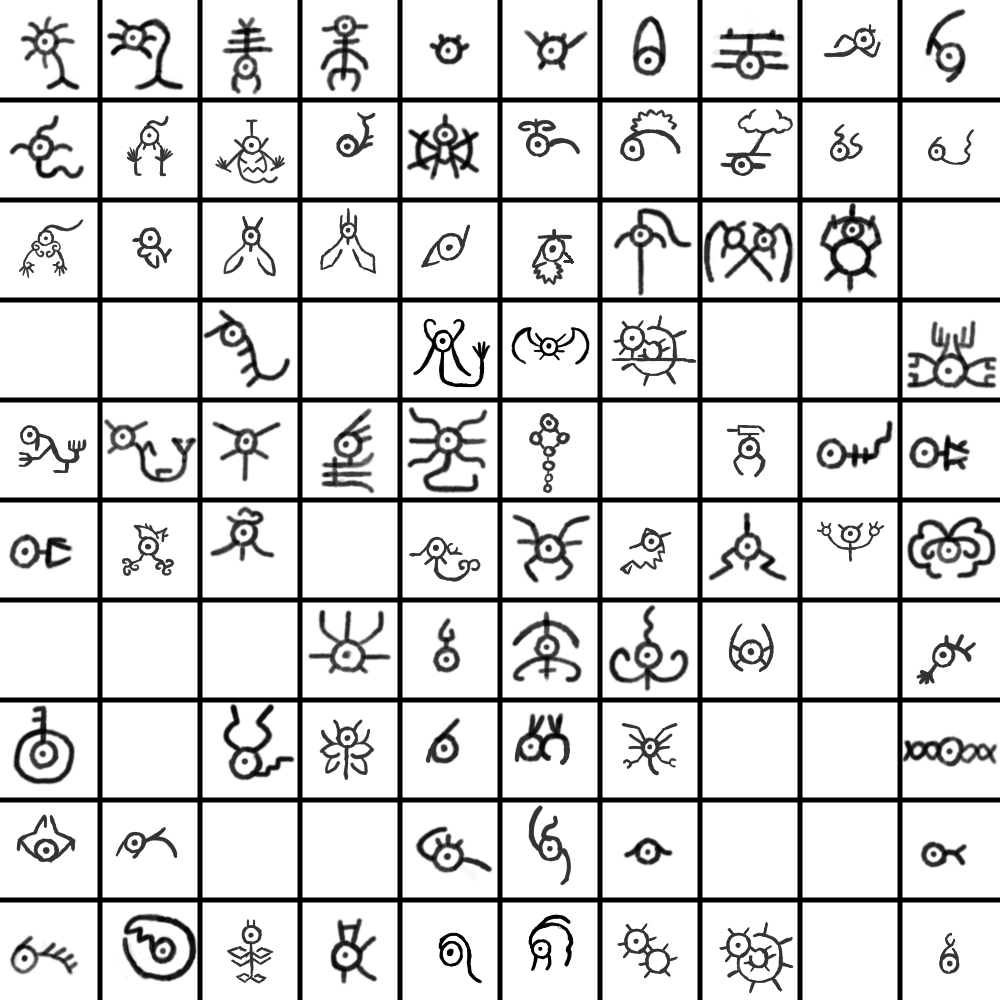
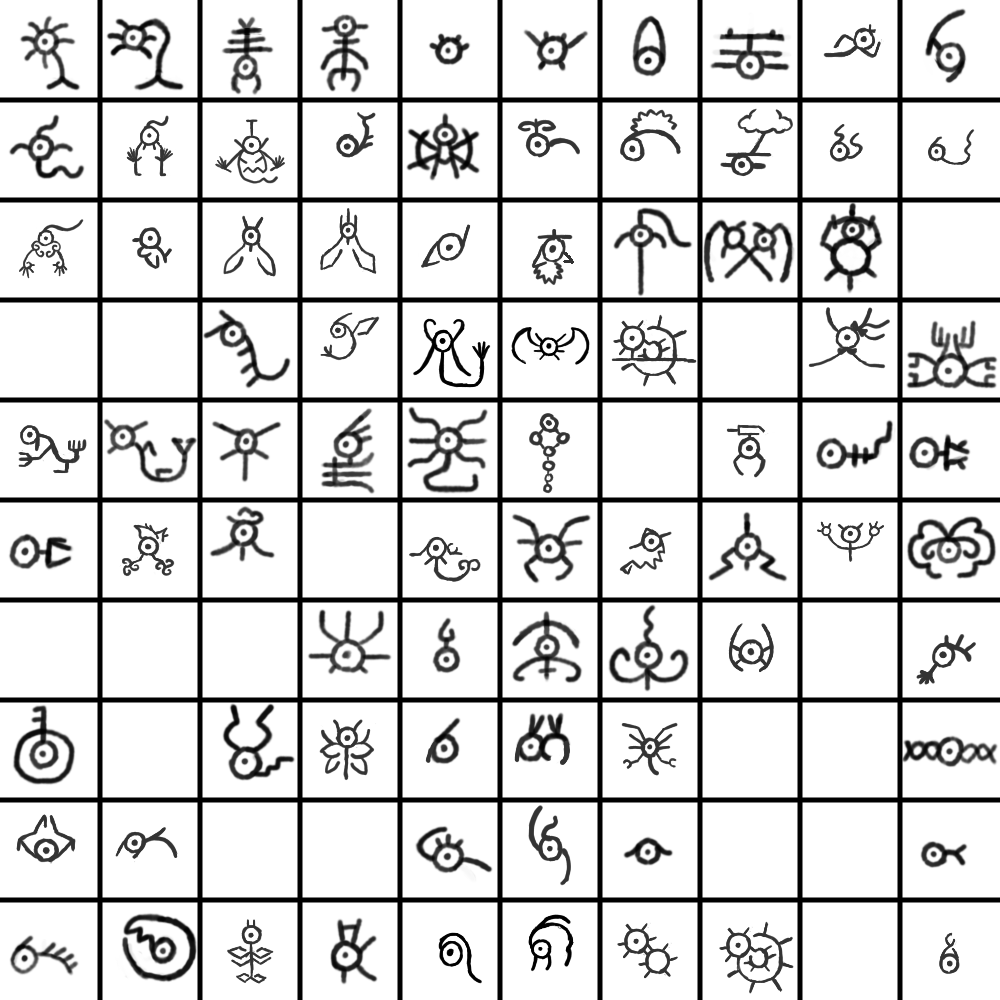
Before/after of a 1000x1000 layered artwork. What changed in the layer stack:
painted on "Paint Layer 1" over (320, 307, 890, 369)
